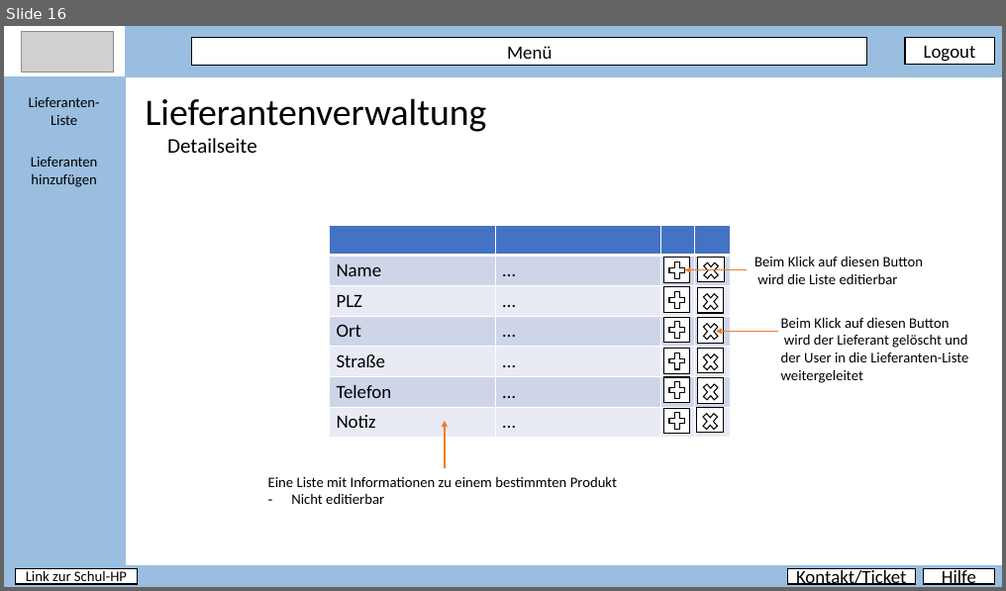
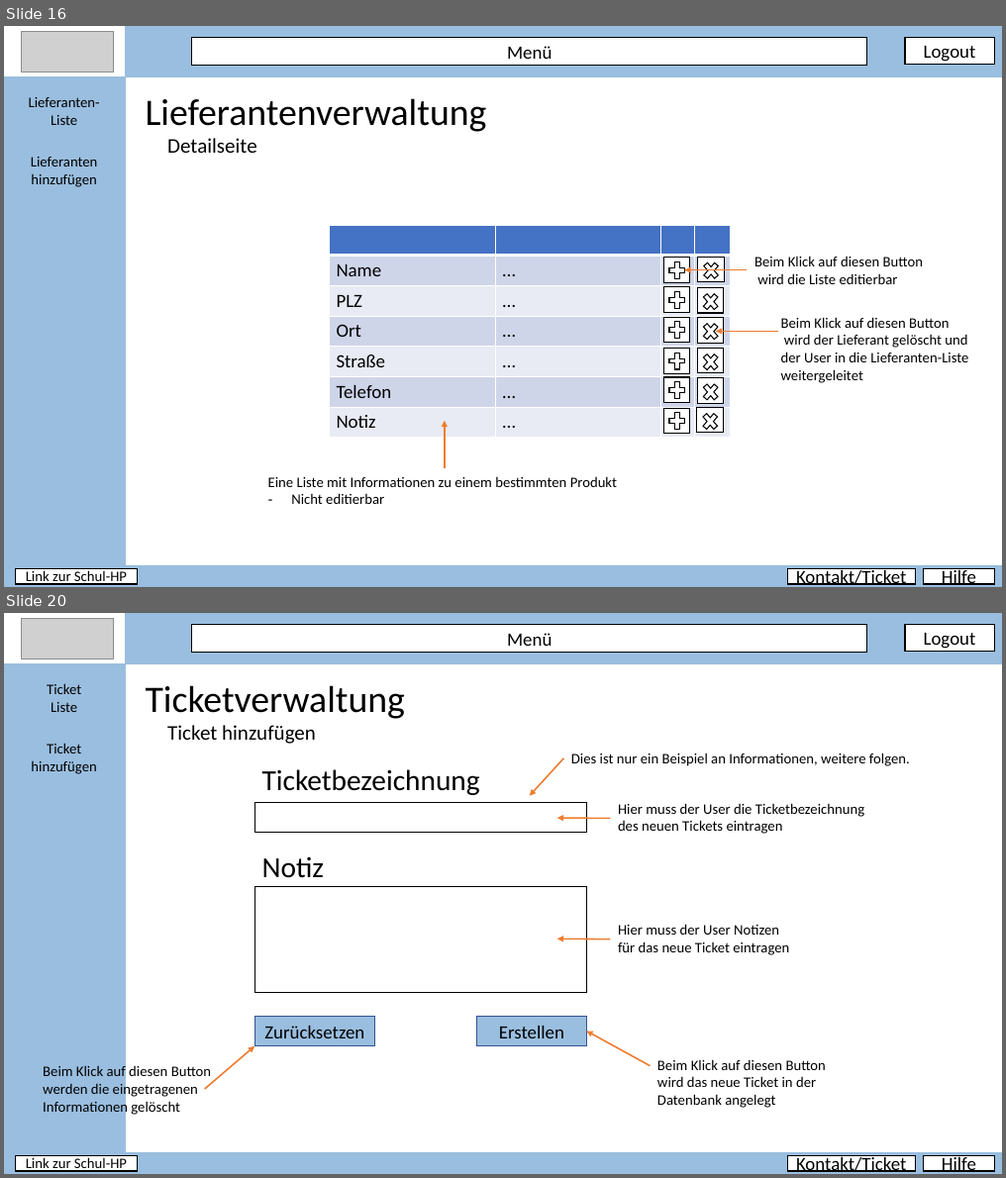
Before and after one commit to PapAnte/g2schoolproject, a slide deck: layout/Layout.pptx. Shown one above the other, each under a label of ours: slide 16 before the commit, slides 16 and 20 after it; the slides between them are not shown. The pictures are 1006x591 and 1006x1178 pixels, drawn with LibreOffice and Linux fonts; fonts in the diff are those of the drawing; grey boxes stand for pictures. Boxes give left, top, right and bottom in pixels: in the first picture for what was removed or moved away, otherwise in the second. Text is boxed around its words. In the diff, an @@ line names an element or a change of style, - is before the commit and + after.

```diff
--- a/layout/Layout.pptx
+++ b/layout/Layout.pptx
@@ slide 20 added at (4, 613, 1002, 1174), background #FFFFFF @@
@@ picture added at (21, 618, 114, 659) @@
@@ rectangle added at (126, 613, 1002, 663), fill #9ABEDF, outline #9ABEDF 1 pt @@
@@ rectangle added at (192, 625, 867, 653), fill #FFFFFF, outline #000000 1 pt, 18 pt, text #000000 @@
+Menü
@@ rectangle added at (905, 624, 994, 652), fill #FFFFFF, outline #000000 1 pt, 18 pt, text #000000 @@
+Logout
@@ rectangle added at (4, 663, 126, 1153), fill #9ABEDF, outline #9ABEDF 1 pt @@
@@ text added at (47, 683, 81, 712), 14 pt, text #000000 @@
+Ticket
+Liste
@@ text added at (146, 685, 405, 719), 36 pt, text #000000 @@
+Ticketverwaltung
@@ text added at (167, 725, 316, 744), 20 pt, text #000000 @@
+Ticket hinzufügen
@@ text added at (31, 743, 96, 774), 14 pt, text #000000 @@
+Ticket hinzufügen
@@ arrow added from (564, 759) to (530, 796), #ED7D31 1.5 pt @@
@@ text added at (571, 753, 910, 766), 14 pt, text #000000 @@
+Dies ist nur ein Beispiel an Informationen, weitere folgen.
@@ text added at (262, 769, 480, 795), 28 pt, text #000000 @@
+Ticketbezeichnung
@@ rectangle added at (254, 802, 586, 832), fill #FFFFFF, outline #000000 1 pt @@
@@ arrow added from (611, 818) to (557, 818), #ED7D31 1.5 pt @@
@@ text added at (618, 803, 864, 834), 14 pt, text #000000 @@
+Hier muss der User die Ticketbezeichnung
+des neuen Tickets eintragen
@@ text added at (262, 857, 324, 878), 28 pt, text #000000 @@
+Notiz
@@ rectangle added at (254, 886, 586, 992), fill #FFFFFF, outline #000000 1 pt @@
@@ text added at (618, 924, 789, 956), 14 pt, text #000000 @@
+Hier muss der User Notizen
+für das neue Ticket eintragen
@@ arrow added from (611, 940) to (557, 940), #ED7D31 1.5 pt @@
@@ rectangle added at (254, 1017, 375, 1048), fill #9ABEDF, outline #325491 1 pt, 18 pt, text #000000 @@
+Zurücksetzen
@@ rectangle added at (477, 1017, 586, 1048), fill #9ABEDF, outline #325491 1 pt, 18 pt, text #000000 @@
+Erstellen
@@ arrow added from (205, 1089) to (254, 1047), #ED7D31 1.5 pt @@
@@ arrow added from (650, 1065) to (586, 1032), #ED7D31 1.5 pt @@
@@ text added at (43, 1066, 211, 1116), 14 pt, text #000000 @@
+Beim Klick auf diesen Button werden die eingetragenen Informationen gelöscht
@@ text added at (657, 1059, 826, 1108), 14 pt, text #000000 @@
+Beim Klick auf diesen Button wird das neue Ticket in der Datenbank angelegt
@@ rectangle added at (4, 1153, 1002, 1174), fill #9ABEDF, outline #9ABEDF 1 pt @@
@@ rectangle added at (15, 1156, 138, 1171), fill #FFFFFF, outline #000000 1 pt, 14 pt, text #000000 @@
+Link zur Schul-HP
@@ rectangle added at (788, 1156, 916, 1171), fill #FFFFFF, outline #000000 1 pt, 18 pt, text #000000 @@
+Kontakt/Ticket
@@ rectangle added at (924, 1156, 994, 1171), fill #FFFFFF, outline #000000 1 pt, 18 pt, text #000000 @@
+Hilfe
```
Also in this commit, not shown: 2 slides changed, 2 other slides added.
